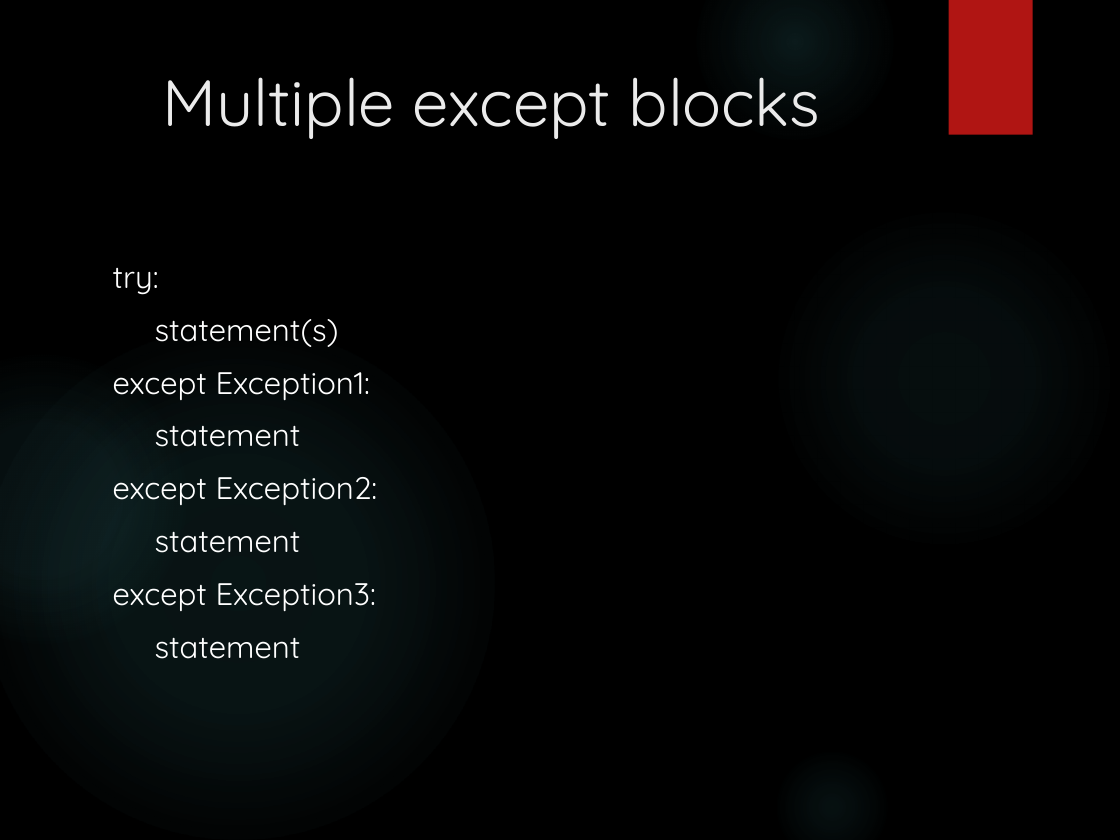
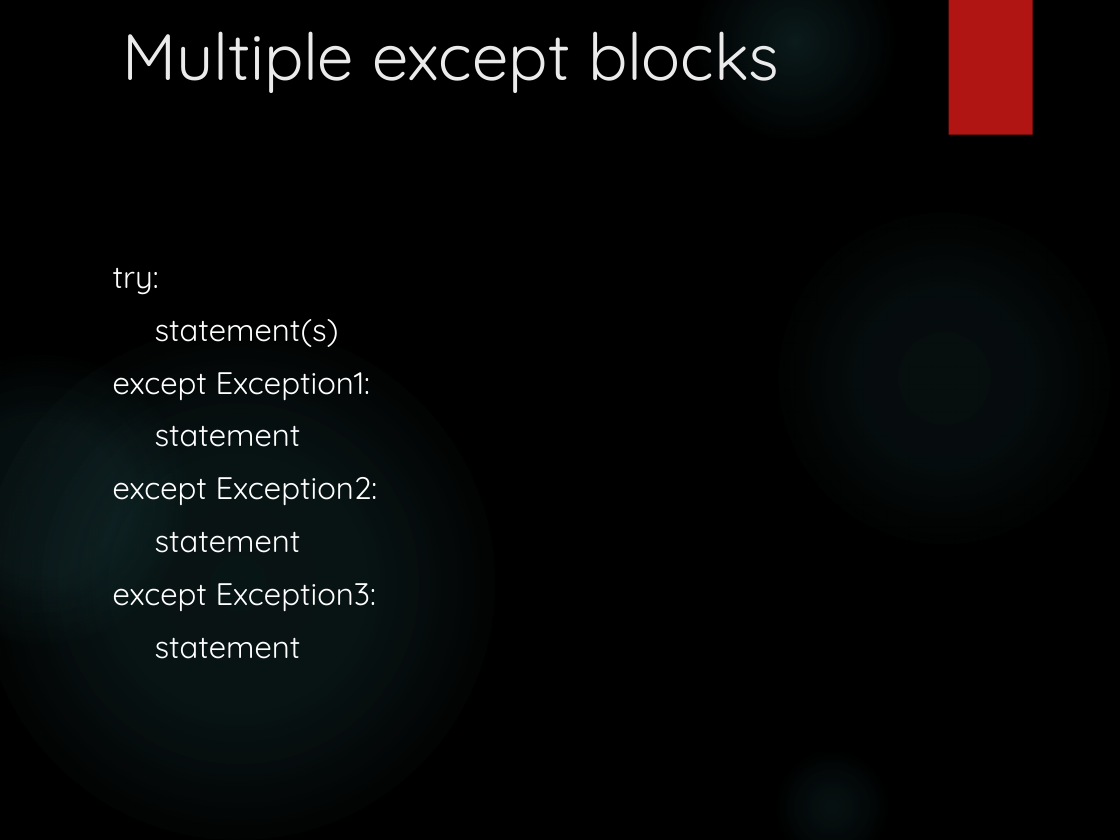
Before and after one commit to GLA-Python/python3.10.0, a slide deck: slide 9 of Topicwise PDF/Exception Handling.pptx (slide 7 before the commit). Drawn at 1120x840 pixels with LibreOffice and Linux fonts; fonts in the diff are those of the drawing; background and template pictures are left out. Boxes give left, top, right and bottom in pixels: in the first picture for what was removed or moved away, otherwise in the second. Text is boxed around its words. In the diff, an @@ line names an element or a change of style, - is before the commit and + after.

```diff
--- a/Topicwise PDF/Exception Handling.pptx
+++ b/Topicwise PDF/Exception Handling.pptx
@@ title "Multiple except blocks": place and size @@
-title "Multiple except blocks" at [163, 77, 820, 139]
+title "Multiple except blocks" at [122, 31, 779, 93]
```
Also in this commit, not shown: 9 other slides changed, 8 slides added, 8 slides removed.
